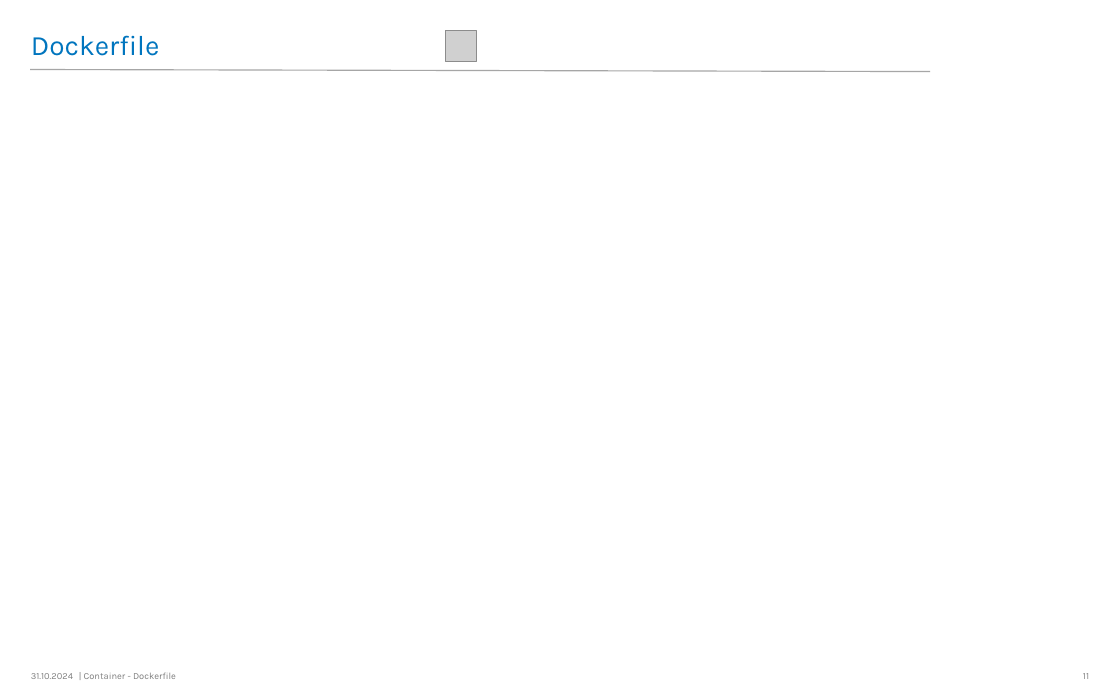
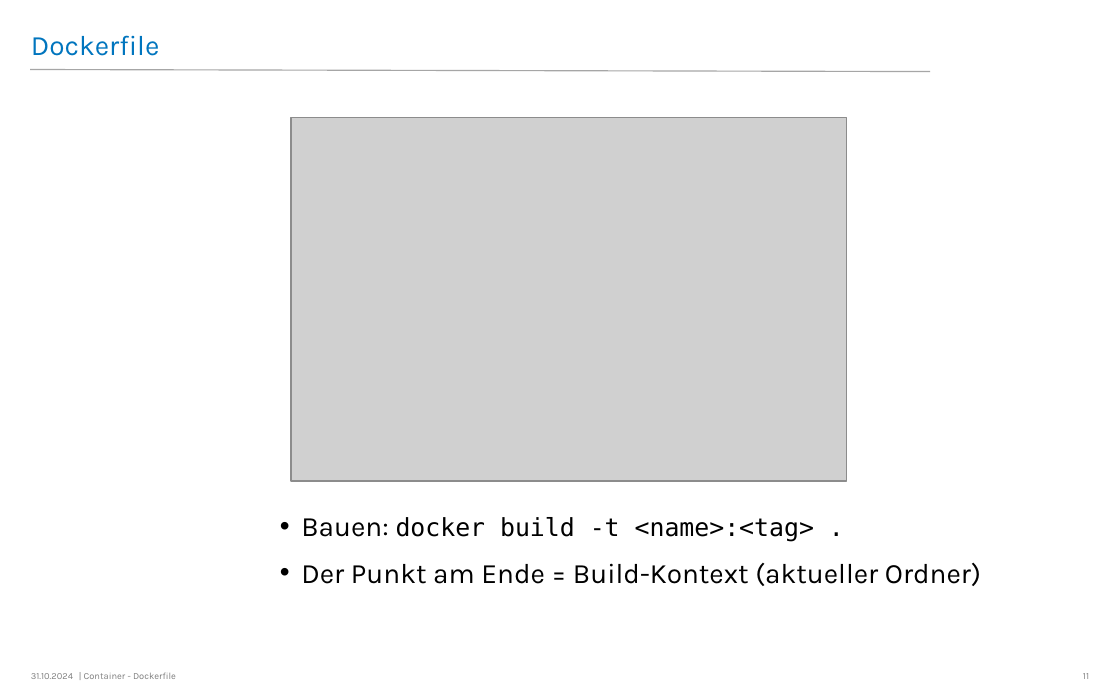
Before and after one commit to LNA-DEV/Workshop-Docker, a slide deck: slide 11 of Presentation.odp. Drawn at 1120x700 pixels with LibreOffice and Linux fonts; fonts in the diff are those of the drawing; grey boxes stand for pictures; background and template pictures are left out. Boxes give left, top, right and bottom in pixels: in the first picture for what was removed or moved away, otherwise in the second. Text is boxed around its words. In the diff, an @@ line names an element or a change of style, - is before the commit and + after.

```diff
--- a/Presentation.odp
+++ b/Presentation.odp
@@ picture: place and size @@
-picture at (446,31,477,63)
+picture at (291,118,847,480)
@@ text added at (301,517,981,586), 18 pt, text #000000 @@
+• Bauen: docker build -t <name>:<tag> .
+• Der Punkt am Ende = Build-Kontext (aktueller Ordner)
```
Also in this commit, not shown: 14 other slides changed, 7 slides added, 17 other files.
